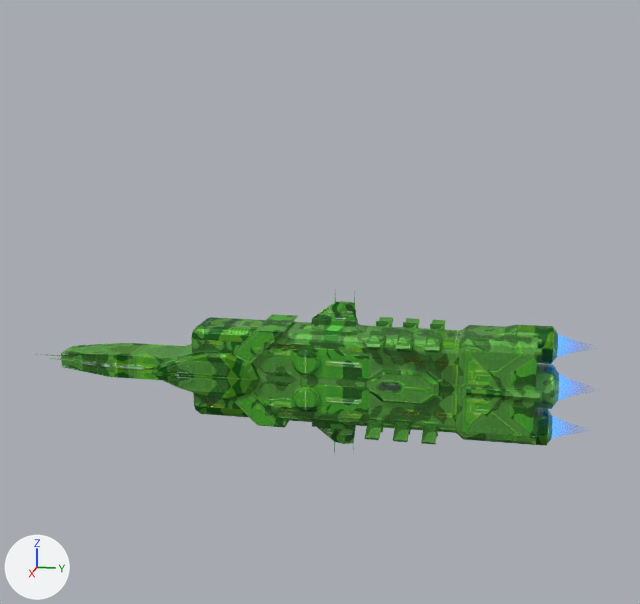
Renders of the glTF model gfx/ship3d/Hawking/hawking_empire.gltf from each side of a commit.
One viewpoint serves both versions: a camera (50 mm lens) standing at (241.3, 44.5, 81.3) and looking at (-2.1, -4.2, 20.5). Lighting does not change. The marker at lower left points along +X, +Y and +Z. Where no turn or scale is listed for an object, it has been applied to the vertices.

The older version as bpy lines, for what is in view:
```python
me_base_001 = bpy.data.meshes.new('base.001')
me_base_001.from_pydata(...)  # 1388 vertices, 2780 faces; spans x -15.0..15.0, y -96.0..63.0, z -26.0..26.0
me_base_001.materials.append(mat_base_glow)
ob_base_glow = bpy.data.objects.new('base_glow', me_base_001)
ob_base_glow.location = (0.0, 0.0, 0.0)
```
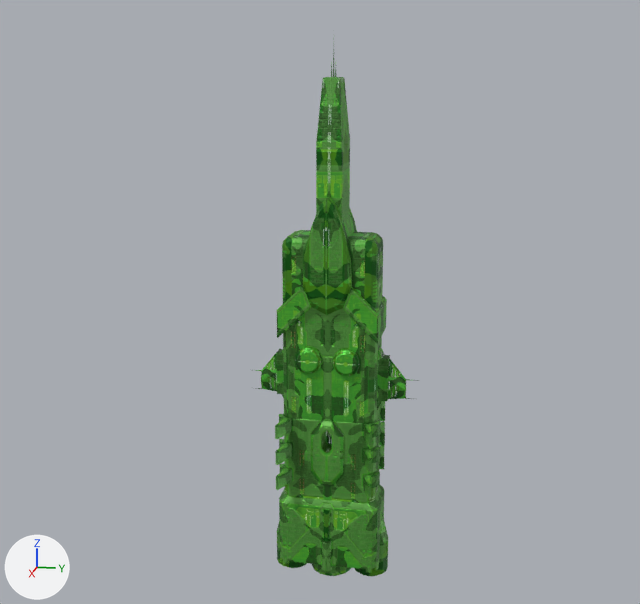
Changed parts and their boxes [x1, y1, x2, y2] in the pictures (640 x 604 px):
```json
{"object": "base_glow", "change": "reshaped", "before": [37, 297, 559, 454], "after": [256, 55, 420, 576], "on screen": "68% narrower, 230% taller"}
```

The change, as JSON lines over the scene's bpy script:
```json
{"op": "add", "block": "img_hawkingglo", "code": ["img_hawkingglo = load_image('hawkingGLO', 'hawkingGLO.webp', 1024, 1024, 'sRGB')"]}
{"op": "add", "block": "mat_base", "code": ["mat_base = bpy.data.materials.new('base')", "# uses the picture img_hawking_empire", "# uses the picture img_hawkingglo", "# uses the picture img_hawkingnorm"]}
{"op": "add", "block": "me_base_1", "code": ["me_base_1 = bpy.data.meshes.new('base')", "me_base_1.from_pydata(...)  # 1388 vertices, 2780 faces; spans x -15.0..15.0, y -26.0..26.0, z -63.0..96.0", "me_base_1.materials.append(mat_base)"]}
{"op": "set", "path": "ob_base_glow", "old": "bpy.data.objects.new('base_glow', me_base_001)", "new": "bpy.data.objects.new('base_glow', me_base_1)"}
```
